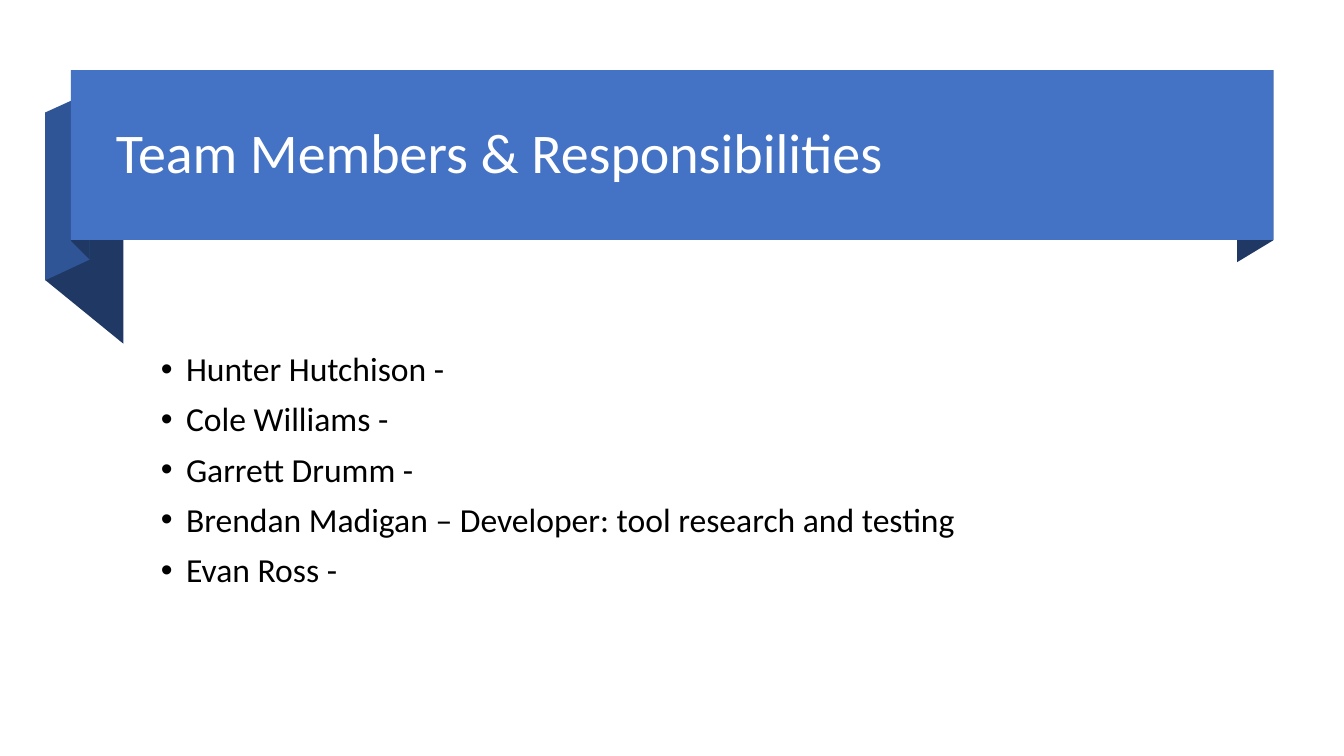
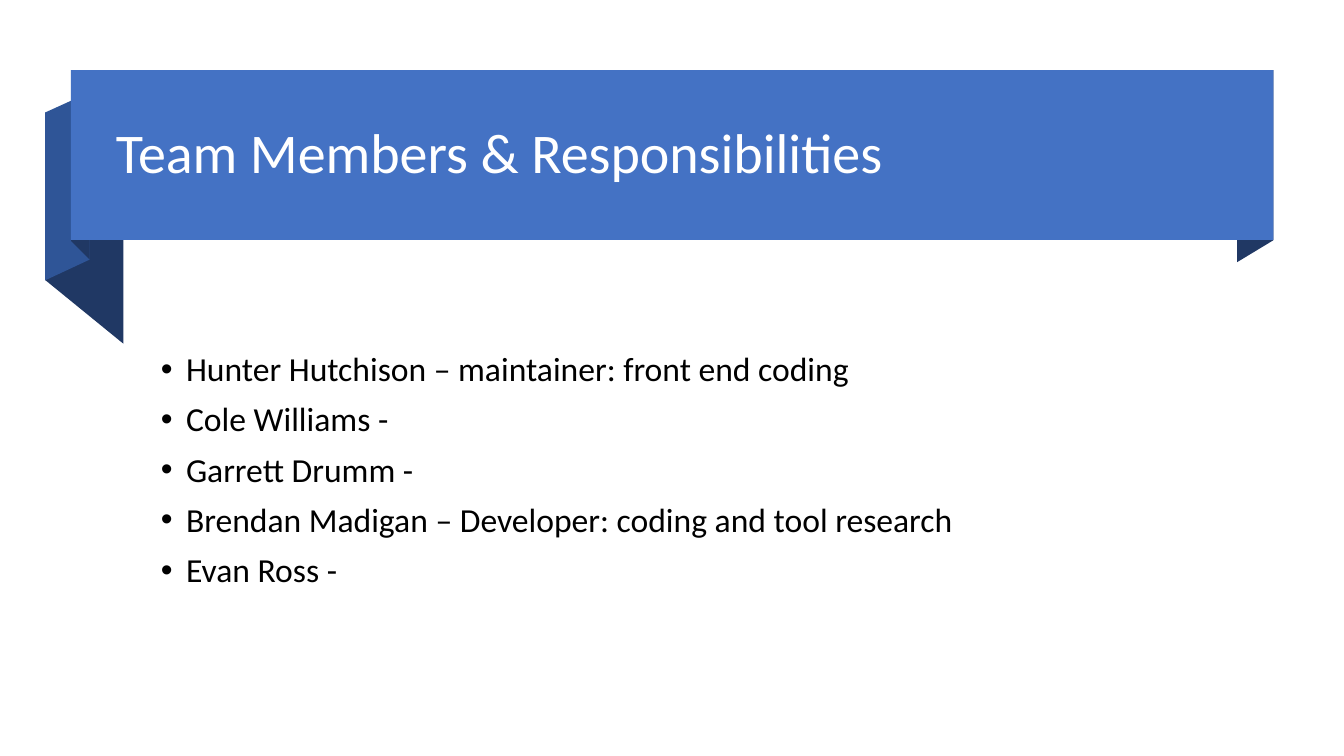
Before and after one commit to Mic-Check-2-Cruise-Control/root, a slide deck: slide 3 of Team Project Analysis-Milestone 2.pptx. Drawn at 1344x756 pixels with LibreOffice and Linux fonts; fonts in the diff are those of the drawing. Boxes give left, top, right and bottom in pixels: in the first picture for what was removed or moved away, otherwise in the second. Text is boxed around its words. In the diff, an @@ line names an element or a change of style, - is before the commit and + after.

Commit message:
Updated Roles

```diff
--- a/Team Project Analysis-Milestone 2.pptx
+++ b/Team Project Analysis-Milestone 2.pptx
@@ text at box(186, 357, 848, 387): text changed @@
-• Hunter Hutchison -
+• Hunter Hutchison – maintainer: front end coding
@@ text at box(186, 508, 952, 538): text changed @@
-• Brendan Madigan – Developer: tool research and testing
+• Brendan Madigan – Developer: coding and tool research
```
